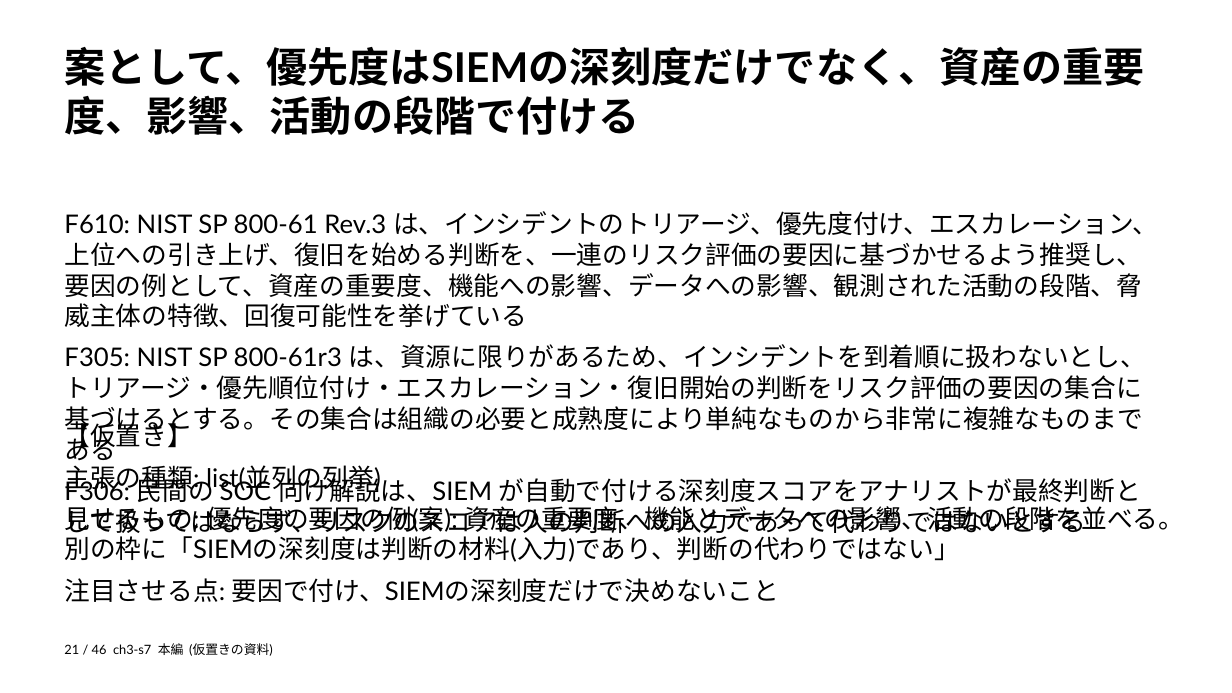
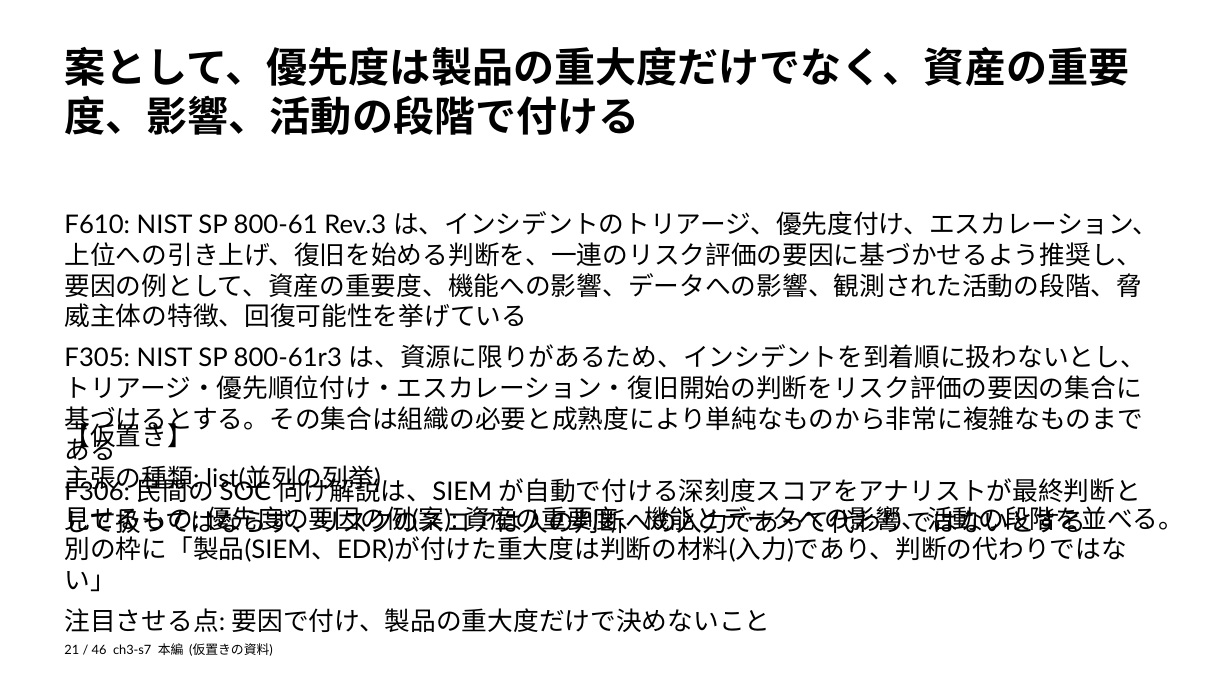
Before and after one commit to zyuuryuu/PPTX-Planner, a slide deck: slide 21 of trial/deck/preview/placeholder.pptx. Drawn at 1232x693 pixels with LibreOffice and Linux fonts; fonts in the diff are those of the drawing. Boxes give left, top, right and bottom in pixels: in the first picture for what was removed or moved away, otherwise in the second. Text is boxed around its words. In the diff, an @@ line names an element or a change of style, - is before the commit and + after.

```diff
--- a/trial/deck/preview/placeholder.pptx
+++ b/trial/deck/preview/placeholder.pptx
@@ text at box(64, 47, 1129, 135): text changed @@
-案として、優先度はSIEMの深刻度だけでなく、資産の重要度、影響、活動の段階で付ける
+案として、優先度は製品の重大度だけでなく、資産の重要度、影響、活動の段階で付ける
@@ text at box(64, 501, 1184, 632): text changed @@
-見せるもの: 優先度の要因の例(案): 資産の重要度、機能とデータへの影響、活動の段階を並べる。別の枠に「SIEMの深刻度は判断の材料(入力)であり、判断の代わりではない」
-注目させる点: 要因で付け、SIEMの深刻度だけで決めないこと
+見せるもの: 優先度の要因の例(案): 資産の重要度、機能とデータへの影響、活動の段階を並べる。別の枠に「製品(SIEM、EDR)が付けた重大度は判断の材料(入力)であり、判断の代わりではない」
+注目させる点: 要因で付け、製品の重大度だけで決めないこと
```
Also in this commit, not shown: 3 other slides changed, 11 other files.
